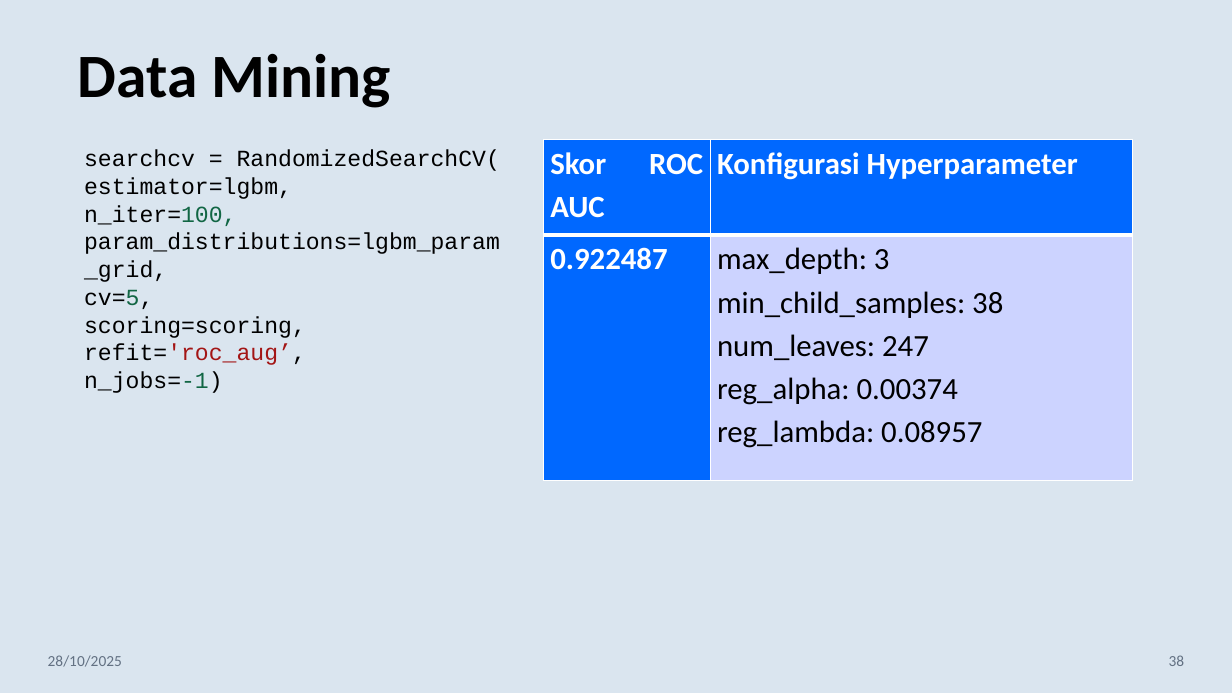
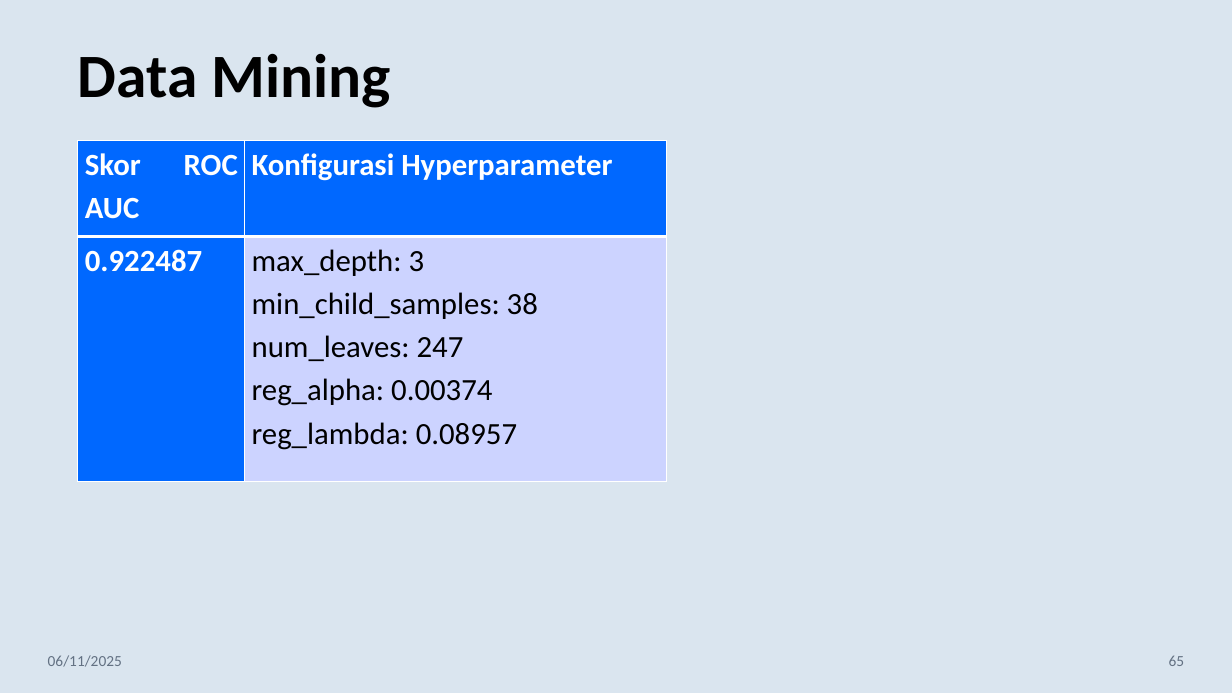
Before and after one commit to fadhilra101/skripsi, a slide deck: slide 65 of ppt/PPT SEMHAS Fadhil Raihan Akbar 11210930000101.pptx (slide 38 before the commit). Drawn at 1232x693 pixels with LibreOffice and Linux fonts; fonts in the diff are those of the drawing. Boxes give left, top, right and bottom in pixels: in the first picture for what was removed or moved away, otherwise in the second. Text is boxed around its words. In the diff, an @@ line names an element or a change of style, - is before the commit and + after.

```diff
--- a/ppt/PPT SEMHAS Fadhil Raihan Akbar 11210930000101.pptx
+++ b/ppt/PPT SEMHAS Fadhil Raihan Akbar 11210930000101.pptx
@@ table: place and size @@
-table at [543,140,1133,481]
+table at [78,140,667,482]
@@ text removed at [84,150,500,393] @@
-searchcv = RandomizedSearchCV(
-estimator=lgbm,
-n_iter=100,
-param_distributions=lgbm_param_grid,
-cv=5,
-scoring=scoring,
-refit='roc_aug’,
-n_jobs=-1)
@@ text at [48,655,122,667]: text changed @@
-28/10/2025
+06/11/2025
@@ page number at [1169,655,1185,666]: text changed @@
-38
+65
```
Also in this commit, not shown: 28 other slides changed, 33 slides added, 2 slides removed, 3 other files.
